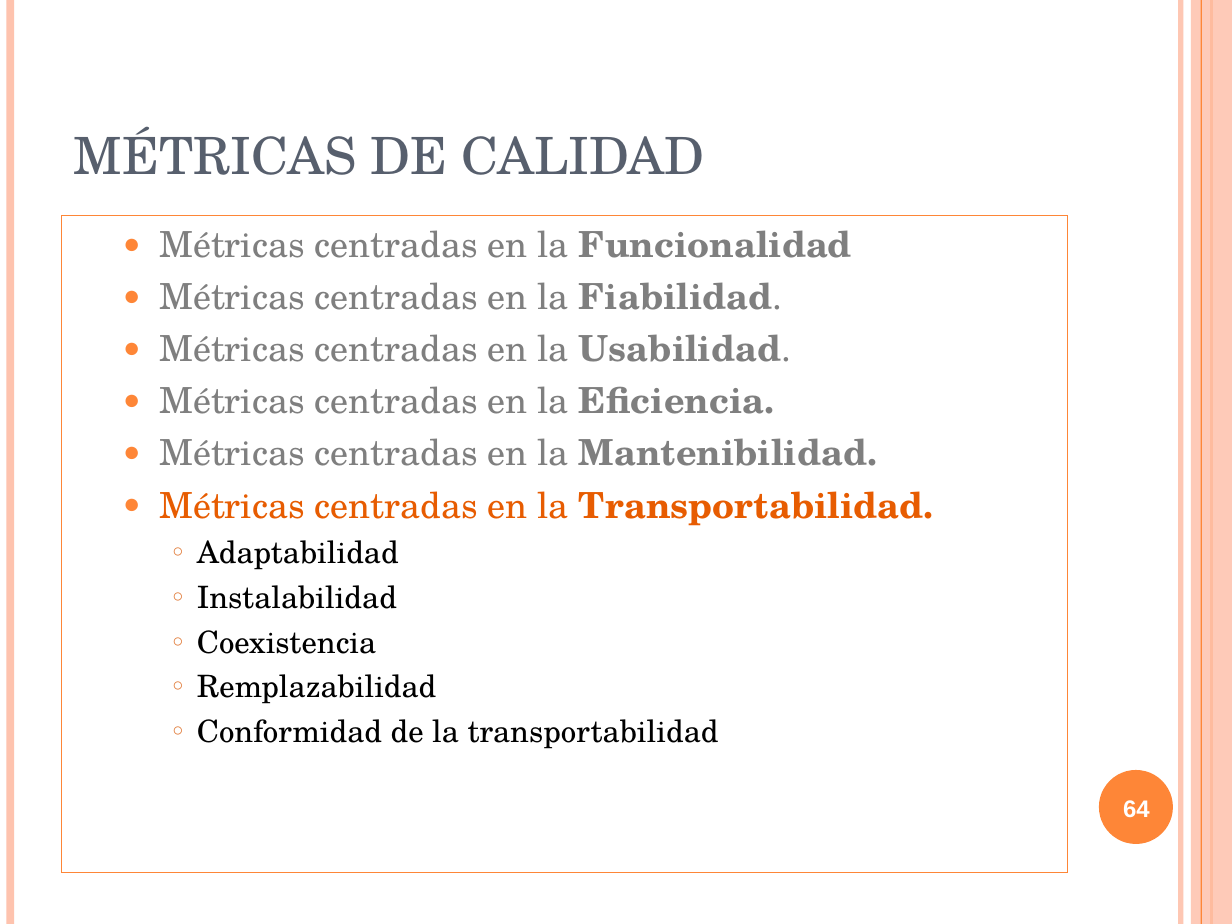
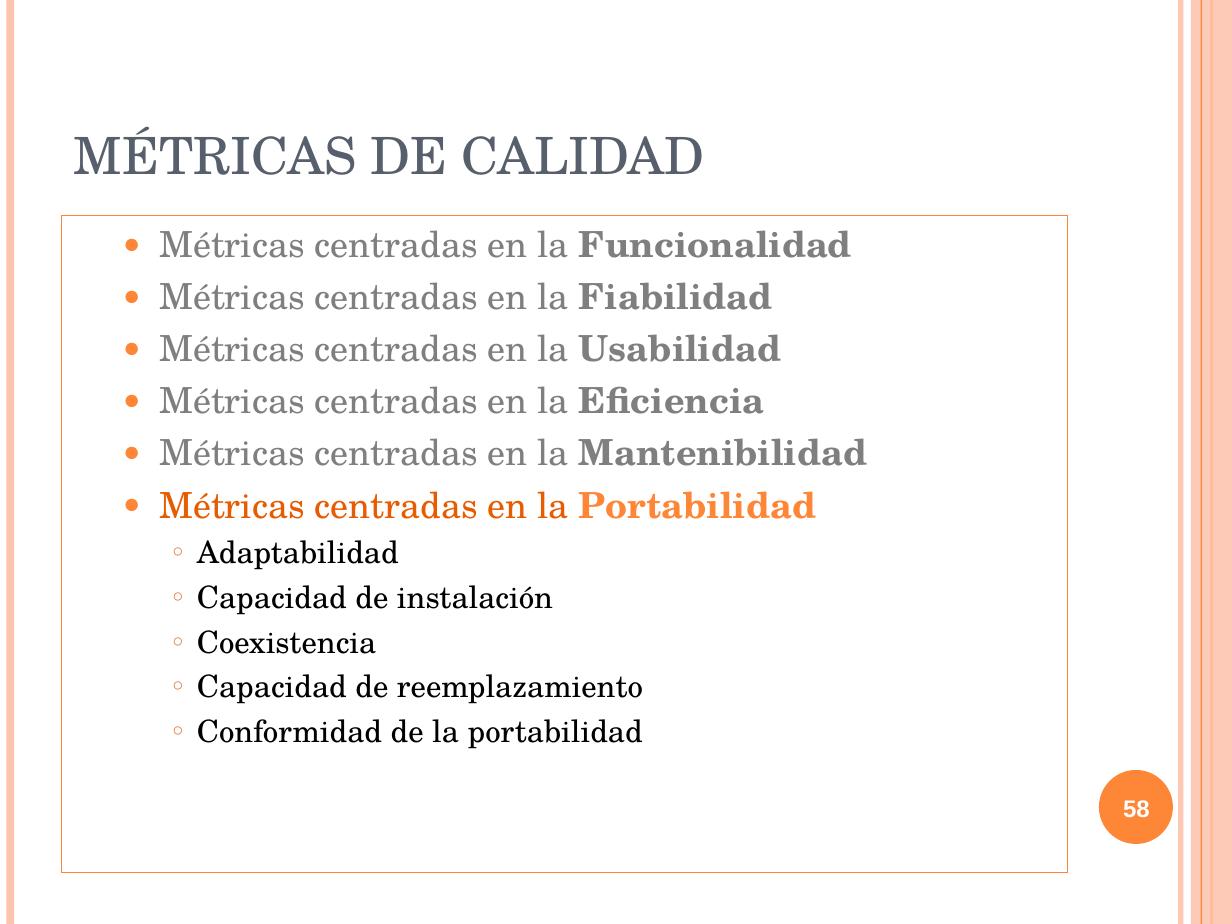
Before and after one commit to txedo/isi-auditoria, a slide deck: slide 58 of calidad/Trabajo/presentacion/presentacionCalidad.ppt (slide 64 before the commit). Drawn at 1232x924 pixels with LibreOffice and Linux fonts; fonts in the diff are those of the drawing. Boxes give left, top, right and bottom in pixels: in the first picture for what was removed or moved away, otherwise in the second. Text is boxed around its words. In the diff, an @@ line names an element or a change of style, - is before the commit and + after.

```diff
--- a/calidad/Trabajo/presentacion/presentacionCalidad.ppt
+++ b/calidad/Trabajo/presentacion/presentacionCalidad.ppt
@@ text in rectangle at <box>160,282,867,519</box>: text changed @@
-  ● Métricas centradas en la Fiabilidad.
-  ● Métricas centradas en la Usabilidad.
-  ● Métricas centradas en la Eficiencia.
-  ● Métricas centradas en la Mantenibilidad.
-  ● Métricas centradas en la Transportabilidad.
+  ● Métricas centradas en la Fiabilidad
+  ● Métricas centradas en la Usabilidad
+  ● Métricas centradas en la Eficiencia
+  ● Métricas centradas en la Mantenibilidad
+  ● Métricas centradas en la Portabilidad
@@ text in rectangle at <box>197,585,553,615</box>: text changed @@
-    ○ Instalabilidad
+    ○ Capacidad de instalación
@@ text in rectangle at <box>197,674,643,749</box>: text changed @@
-    ○ Remplazabilidad
-    ○ Conformidad de la transportabilidad
+    ○ Capacidad de reemplazamiento
+    ○ Conformidad de la portabilidad
@@ page number at <box>1123,800,1150,818</box>: text changed @@
-64
+58
```
Also in this commit, not shown: 14 other slides changed, 6 slides removed, 1 other file.
